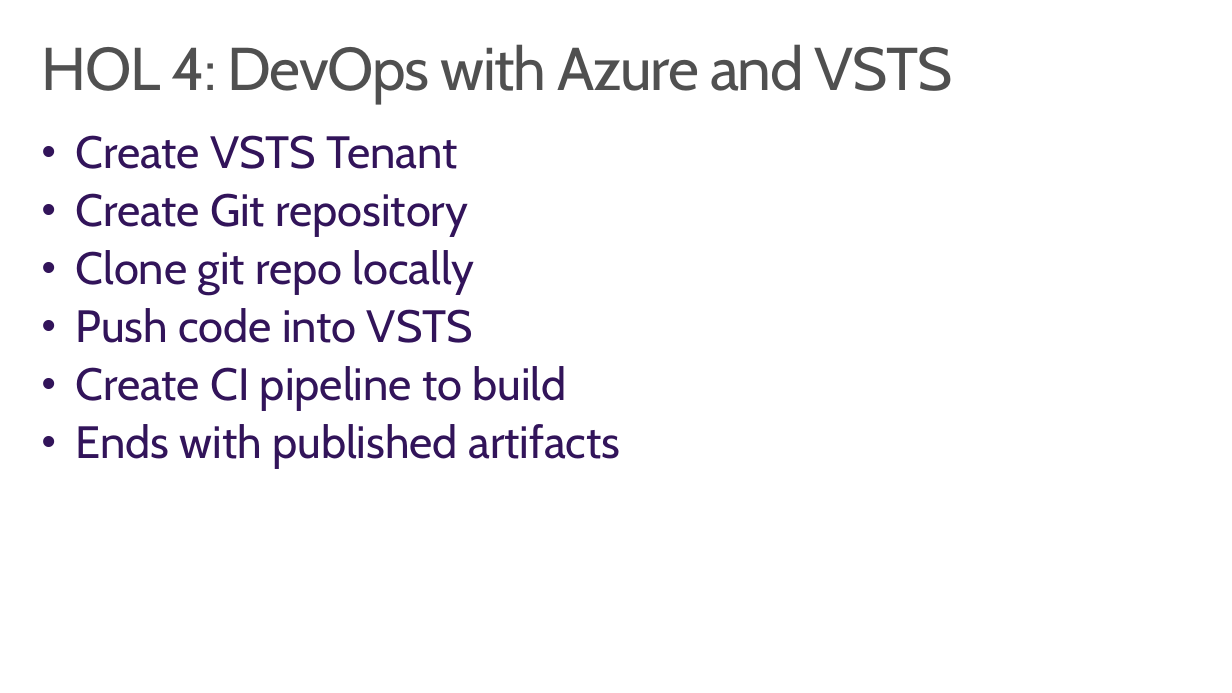
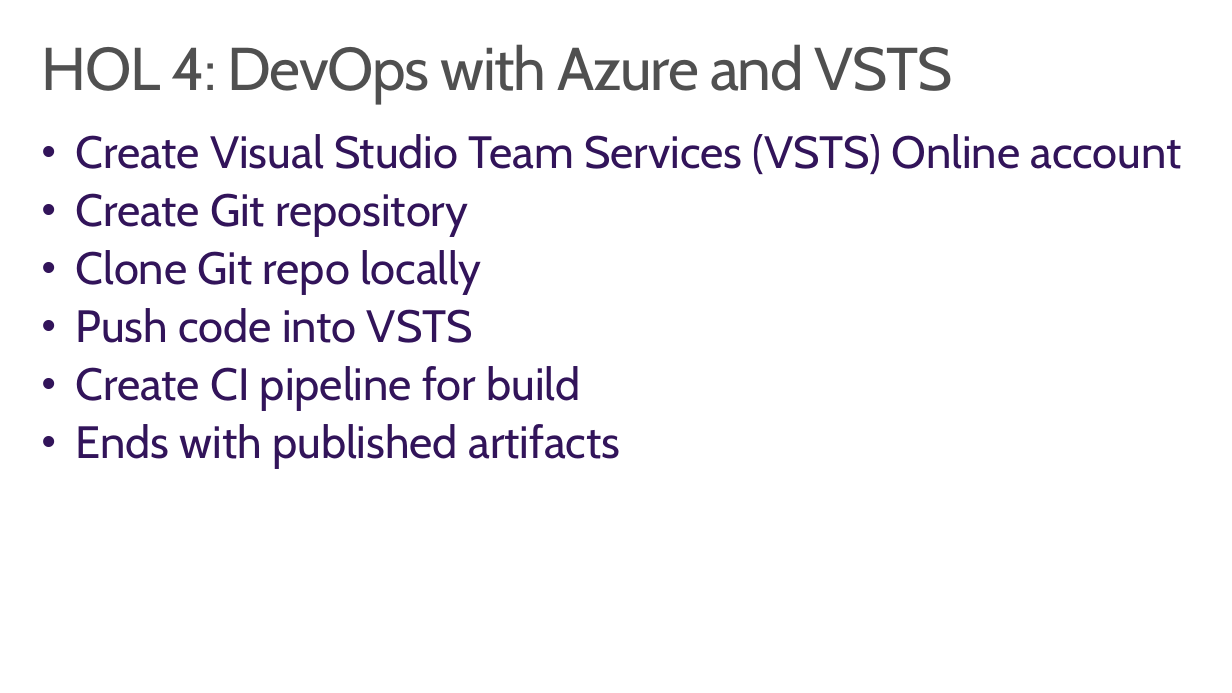
Before and after one commit to wely/DevCamp, a slide deck: slide 12 of Presentation/Module00-Hols.pptx (slide 9 before the commit). Drawn at 1232x693 pixels with LibreOffice and Linux fonts; fonts in the diff are those of the drawing; background and template pictures are left out. Boxes give left, top, right and bottom in pixels: in the first picture for what was removed or moved away, otherwise in the second. Text is boxed around its words. In the diff, an @@ line names an element or a change of style, - is before the commit and + after.

```diff
--- a/Presentation/Module00-Hols.pptx
+++ b/Presentation/Module00-Hols.pptx
@@ text at bbox=[76, 134, 1182, 174]: text changed @@
-• Create VSTS Tenant
+• Create Visual Studio Team Services (VSTS) Online account
@@ text at bbox=[76, 250, 482, 295]: text changed @@
-• Clone git repo locally
+• Clone Git repo locally
@@ text at bbox=[76, 366, 580, 411]: text changed @@
-• Create CI pipeline to build
+• Create CI pipeline for build
```
Also in this commit, not shown: 7 other slides changed, 3 slides added, 2 other files.
